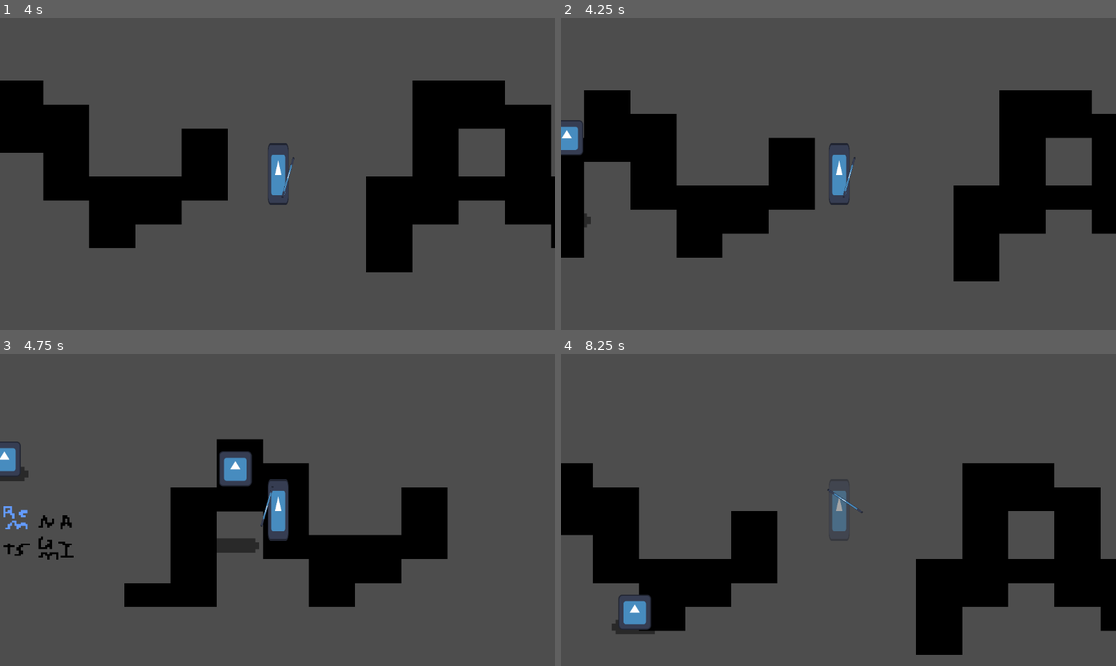
Above: before the commit, frames 1-4 (two rows, left to right).
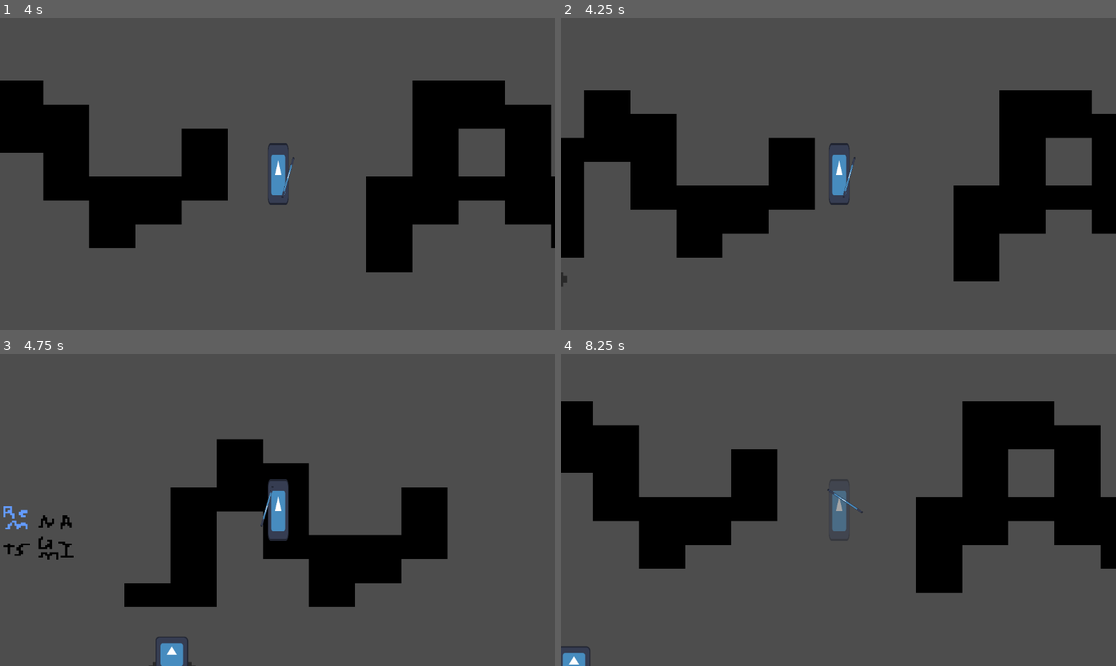
Above: after the commit, the same moments.

Repository: arrowira/miniJam200
Game: Godot game, scene res://Scenes/main.tscn
The game is run twice, just before and just after one commit, with the same random seed, the same clock (stepped at 60 frames per second) and the same inputs. The engine's default icon, where the game draws it, is replaced by a stand-in: a white triangle on a blue panel in a dark square.
Inputs (mouse positions are in pixels of both pictures, inside the frame that each line leads up to):
- Up to frame 1 (4 s): tap Enter at 0.5 s; move the mouse to (399, 158) at 0.52 s; hold D (Right) 0.53-1.28 s; tap Shift (Dash) every 0.75 s from 0.6 to 3.6 s; click (399, 158) at 0.67 s; move the mouse to (166, 189) at 1.27 s; hold S (Down) 1.28-2.03 s; move the mouse to (333, 105) at 2.02 s; hold D (Right) 2.03-2.78 s; move the mouse to (249, 236) at 2.77 s; hold W (Up) 2.78-3.53 s; click (249, 236) at 2.92 s; move the mouse to (444, 220) at 3.52 s; hold A (Left) from 3.53 s (still down)
- Up to frame 2 (4.25 s): keep holding A (Left)
- Up to frame 3 (4.75 s): keep holding A (Left); move the mouse to (111, 463) at 4.27 s; tap Shift (Dash) at 4.35 s
- Up to frame 4 (8.25 s): move the mouse to (866, 510) at 5.02 s; release A (Left) at 5.03 s; hold S (Down) 5.03-5.78 s; tap Shift (Dash) every 0.75 s from 5.1 to 8.1 s; click (866, 510) at 5.17 s; move the mouse to (755, 432) at 5.77 s; hold D (Right) 5.78-6.53 s; move the mouse to (960, 494) at 6.52 s; hold W (Up) 6.53-7.28 s; move the mouse to (727, 525) at 7.27 s; hold D (Right) 7.28-8.03 s; click (727, 525) at 7.42 s; move the mouse to (894, 441) at 8.02 s; hold S (Down) from 8.03 s (still down)

Frame 1 is identical in both runs. In frame 2, 0.4% of the frame differs, in the area x 0-6%, y 32-86%; in frame 3, 1.8%; in frame 4, 29%, in the area x 0-100%, y 15-100%.

Commit message:
killing frogs

Diff:
--- a/minijam-200/Scenes/Arrow.tscn
+++ b/minijam-200/Scenes/Arrow.tscn
@@ -20,3 +20,5 @@
 position = Vector2(26.109703, 4.7683716e-07)
 scale = Vector2(1.3208625, -1.217651)
 shape = SubResource("RectangleShape2D_7v023")
+
+[connection signal="area_entered" from="." to="." method="_on_area_entered"]
--- a/minijam-200/Scenes/frog.tscn
+++ b/minijam-200/Scenes/frog.tscn
@@ -9,35 +9,34 @@
 
 [node name="frog" type="Node2D"]
 
-[node name="RigidBody2D" type="RigidBody2D" parent="."]
-gravity_scale = 0.0
+[node name="frogArea2D" type="Area2D" parent="."]
 script = ExtResource("1_85unm")
 
-[node name="Shadow1_png" type="Sprite2D" parent="RigidBody2D"]
+[node name="Shadow1_png" type="Sprite2D" parent="frogArea2D"]
 modulate = Color(0, 0, 0, 0.45882353)
 position = Vector2(3.0000038, -5.9999905)
 scale = Vector2(0.40624994, 0.36875007)
 texture = ExtResource("2_c3muq")
 
-[node name="Sprite2D" type="Sprite2D" parent="RigidBody2D"]
+[node name="Sprite2D" type="Sprite2D" parent="frogArea2D"]
 position = Vector2(2, 0)
 scale = Vector2(0.5312499, 0.57031256)
 texture = ExtResource("2_4ygq6")
 
-[node name="CollisionShape2D" type="CollisionShape2D" parent="RigidBody2D"]
+[node name="CollisionShape2D" type="CollisionShape2D" parent="frogArea2D"]
 position = Vector2(2, 21.5)
 shape = SubResource("RectangleShape2D_c3muq")
 
-[node name="jumpTimer" type="Timer" parent="RigidBody2D"]
+[node name="jumpTimer" type="Timer" parent="frogArea2D"]
 one_shot = true
 
-[node name="jumpCooldown" type="Timer" parent="RigidBody2D"]
+[node name="jumpCooldown" type="Timer" parent="frogArea2D"]
 wait_time = 3.0
 
-[node name="start" type="Timer" parent="RigidBody2D"]
+[node name="start" type="Timer" parent="frogArea2D"]
 one_shot = true
 autostart = true
 
-[connection signal="timeout" from="RigidBody2D/jumpTimer" to="RigidBody2D" method="_on_jump_timer_timeout"]
-[connection signal="timeout" from="RigidBody2D/jumpCooldown" to="RigidBody2D" method="_on_jump_cooldown_timeout"]
-[connection signal="timeout" from="RigidBody2D/start" to="RigidBody2D" method="_on_start_timeout"]
+[connection signal="timeout" from="frogArea2D/jumpTimer" to="frogArea2D" method="_on_jump_timer_timeout"]
+[connection signal="timeout" from="frogArea2D/jumpCooldown" to="frogArea2D" method="_on_jump_cooldown_timeout"]
+[connection signal="timeout" from="frogArea2D/start" to="frogArea2D" method="_on_start_timeout"]
--- a/minijam-200/Scripts/Arrow.gd
+++ b/minijam-200/Scripts/Arrow.gd
@@ -4,3 +4,9 @@
 
 func _physics_process(delta: float) -> void:
 	global_position += transform.x * 35
+
+
+
+func _on_area_entered(area: Area2D) -> void:
+	if area.name == "frogArea2D":
+		area.get_parent().queue_free()
--- a/minijam-200/Scripts/frog.gd
+++ b/minijam-200/Scripts/frog.gd
@@ -1,4 +1,4 @@
-extends RigidBody2D
+extends Area2D
 
 var jumpDir = Vector2.RIGHT
 var jumpDist = 3
@@ -17,6 +17,8 @@
 		t+=1
 		position += jumpDir*jumpDist
 		$Sprite2D.position.y = height*(t-60)*t
+		if t == 60:
+			jumping=false
 
 func jump(dir):
 	jumpDir = dir
